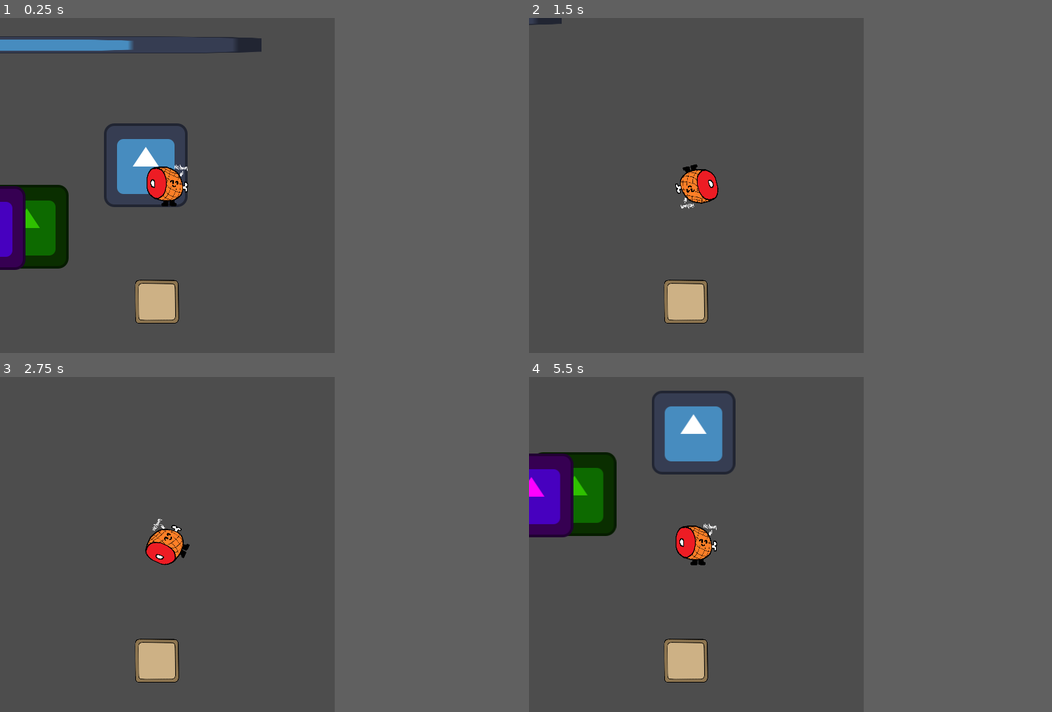
Above: before the commit, frames 1-4 (two rows, left to right).
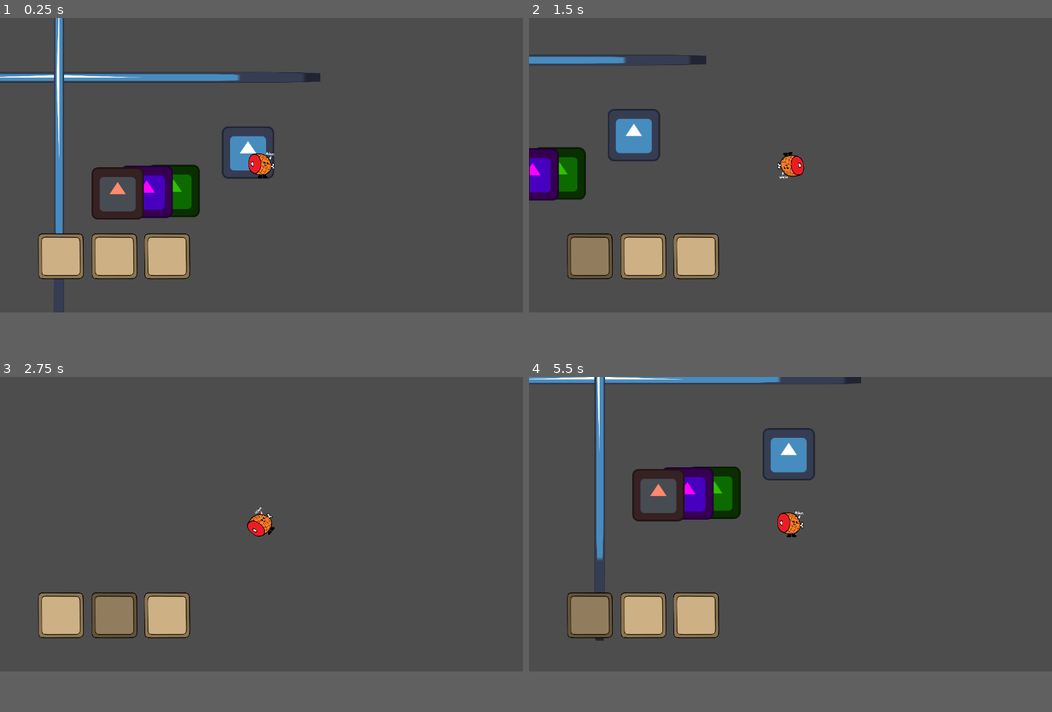
Above: after the commit, the same moments.

Repository: watet3953/pizza-tower
Game: Godot game, scene res://main.tscn
Two runs of this game, one before a commit and one after it. Both use one fixed random seed, a clock stepped at 60 frames per second and the inputs below. The engine's default icon, where the game draws it, is replaced by a stand-in: a white triangle on a blue panel in a dark square.
Inputs (mouse positions are in pixels of both pictures, inside the frame that each line leads up to):
- Up to frame 1 (0.25 s): no input
- Up to frame 2 (1.5 s): tap Enter at 0.5 s; move the mouse to (769, 168) at 0.52 s; hold D (move_right) 0.53-1.28 s; hold 1 0.53-1.28 s; click (769, 168) at 0.6 s; move the mouse to (628, 202) at 1.27 s; hold S (move_down) from 1.28 s (still down); tap 1 at 1.35 s
- Up to frame 3 (2.75 s): tap 2 at 1.55 s; move the mouse to (198, 470) at 2.02 s; release S (move_down) at 2.03 s; hold D (move_right) from 2.03 s (still down); hold 2 from 2.03 s (still down); tap 3 at 2.3 s
- Up to frame 4 (5.5 s): tap Space at 2.75 s; move the mouse to (680, 611) at 2.77 s; release D (move_right) at 2.78 s; release 2 at 2.78 s; hold W (move_up) 2.78-3.53 s; tap 3 at 2.85, 5.3 s; click (680, 611) at 3.05 s; tap Enter at 3.5 s; move the mouse to (795, 594) at 3.52 s; hold 1 3.53-4.28 s; hold Left (move_left) 3.53-5.03 s; right-click (795, 594) at 3.6 s; move the mouse to (596, 494) at 4.27 s; click (596, 494) at 4.35 s; tap 2 at 4.55 s; move the mouse to (712, 544) at 5.02 s; hold S (move_down) from 5.03 s (still down); hold 1 from 5.03 s (still down)
In our replay, the window is 512x512 before the commit and 800x450 after it. These sizes can differ from the game's own. Grey fills any space a smaller window leaves; there, only what the larger window draws over its background counts as a difference.

The runs differ from the first frame. In frame 1, 15% of the frame differs, in the area x 0-62%, y 0-92%; in frame 2, 8.7%; in frame 3, 5.4%; in frame 4, 17%, in the area x 0-64%, y 0-92%.

Commit message:
INVENTORY RAHHH

Diff:
--- a/classes/Entity.gd
+++ b/classes/Entity.gd
@@ -17,8 +17,6 @@
 @export var heldItem : Item
 
 @onready var grab : RayCast2D = $Reach
-
-@onready var itemImage : Sprite2D = get_parent().get_node("HUD/TextureRect/ItemSprite")
 
 var stunDelta : float = 0.0
 
@@ -66,8 +64,8 @@
 			heldItem.get_parent().remove_child(heldItem)
 			add_child(heldItem)
 			heldItem.held = true
-		if self is Player:
-			itemImage.texture = heldItem.sprite.texture
+#		if self is Player:
+#			itemImage.texture = heldItem.sprite.texture
 
 func _drop():
 	remove_child(heldItem)
@@ -78,8 +76,8 @@
 	heldItem.global_position = global_position + grab.target_position.rotated(rotation)
 	heldItem.linear_velocity = velocity
 	heldItem.held = false
-	if self is Player:
-		itemImage.texture = null
+#	if self is Player:
+#		itemImage.texture = null
 	heldItem = null
 
 func _force():
@@ -97,6 +95,8 @@
 	heldItem.global_position = global_position
 	heldItem.linear_velocity = velocity
 	heldItem._throw(throwForce,Vector2.RIGHT.rotated(rotation))
+#	if self is Player:
+#		itemImage.texture = null
 	heldItem = null
 
 func _push():
--- a/classes/HUD.tscn
+++ b/classes/HUD.tscn
@@ -1,15 +1,47 @@
-[gd_scene load_steps=2 format=3 uid="uid://jx75kayh1lwm"]
+[gd_scene load_steps=5 format=3 uid="uid://jx75kayh1lwm"]
 
 [ext_resource type="Texture2D" uid="uid://bxiwuixk25d0w" path="res://assets/inventory_slot.png" id="1_5bw6y"]
+
+[sub_resource type="CompressedTexture2D" id="CompressedTexture2D_kb162"]
+
+[sub_resource type="CompressedTexture2D" id="CompressedTexture2D_bdv8x"]
+
+[sub_resource type="CompressedTexture2D" id="CompressedTexture2D_faois"]
 
 [node name="HUD" type="CanvasLayer"]
 
 [node name="TextureRect" type="TextureRect" parent="."]
-offset_left = 204.0
-offset_top = 398.0
-offset_right = 276.0
-offset_bottom = 470.0
+offset_left = 89.0
+offset_top = 523.0
+offset_right = 209.0
+offset_bottom = 643.0
 texture = ExtResource("1_5bw6y")
 expand_mode = 1
 
 [node name="ItemSprite" type="Sprite2D" parent="TextureRect"]
+texture = SubResource("CompressedTexture2D_kb162")
+offset = Vector2(75, 75)
+
+[node name="TextureRect2" type="TextureRect" parent="."]
+offset_left = 220.0
+offset_top = 523.0
+offset_right = 340.0
+offset_bottom = 643.0
+texture = ExtResource("1_5bw6y")
+expand_mode = 1
+
+[node name="ItemSprite" type="Sprite2D" parent="TextureRect2"]
+texture = SubResource("CompressedTexture2D_bdv8x")
+offset = Vector2(75, 75)
+
+[node name="TextureRect3" type="TextureRect" parent="."]
+offset_left = 349.0
+offset_top = 523.0
+offset_right = 469.0
+offset_bottom = 643.0
+texture = ExtResource("1_5bw6y")
+expand_mode = 1
+
+[node name="ItemSprite" type="Sprite2D" parent="TextureRect3"]
+texture = SubResource("CompressedTexture2D_faois")
+offset = Vector2(75, 75)
--- a/classes/Player.gd
+++ b/classes/Player.gd
@@ -6,6 +6,21 @@
 
 var moveDirection := Vector2.ZERO
 var moveForce : float = 0.0
+
+@onready var slot1 : TextureRect = get_parent().get_node("HUD/TextureRect")
+@onready var slot2 : TextureRect = get_parent().get_node("HUD/TextureRect2")
+@onready var slot3 : TextureRect = get_parent().get_node("HUD/TextureRect3")
+
+@onready var item1 : Sprite2D = get_parent().get_node("HUD/TextureRect/ItemSprite")
+@onready var item2 : Sprite2D = get_parent().get_node("HUD/TextureRect2/ItemSprite")
+@onready var item3 : Sprite2D = get_parent().get_node("HUD/TextureRect3/ItemSprite")
+
+var itemImage : Sprite2D = item1
+
+@onready var items = [item1, item2, item3]
+var itemsHeld = [null, null, null]
+
+var current : int = 0
 
 func _physics_process(_delta):
 	if not stunned:
@@ -33,3 +48,37 @@
 		_grab()
 	if Input.is_action_just_pressed("force"):
 		_force()
+	if Input.is_key_pressed(KEY_1):
+		slot1.modulate = Color8(180, 180, 180, 255)
+		slot2.modulate = Color8(255, 255, 255, 255)
+		slot3.modulate = Color8(255, 255, 255, 255)
+		heldItem = itemsHeld[0]
+		current = 0
+	if Input.is_key_pressed(KEY_2):
+		slot1.modulate = Color8(255, 255, 255, 255)
+		slot2.modulate = Color8(180, 180, 180, 255)
+		slot3.modulate = Color8(255, 255, 255, 255)
+		heldItem = itemsHeld[1]
+		current = 1
+	if Input.is_key_pressed(KEY_3):
+		slot1.modulate = Color8(255, 255, 255, 255)
+		slot2.modulate = Color8(255, 255, 255, 255)
+		slot3.modulate = Color8(180, 180, 180, 255)
+		heldItem = itemsHeld[2]
+		current = 2
+
+func _pickUp():
+	super()
+	if heldItem != null:
+		itemsHeld[current] = heldItem
+		items[current].texture = heldItem.sprite.texture
+
+func _drop():
+	itemsHeld[current] = null
+	items[current].texture = null
+	super()
+
+func _throw():
+	itemsHeld[current] = null
+	items[current].texture = null
+	super()
--- a/project.godot
+++ b/project.godot
@@ -21,8 +21,8 @@
 
 [display]
 
-window/size/viewport_width=512
-window/size/viewport_height=512
+window/size/viewport_width=1280
+window/size/viewport_height=720
 
 [editor]
 
Not shown, changed: TownLevel.tscn
